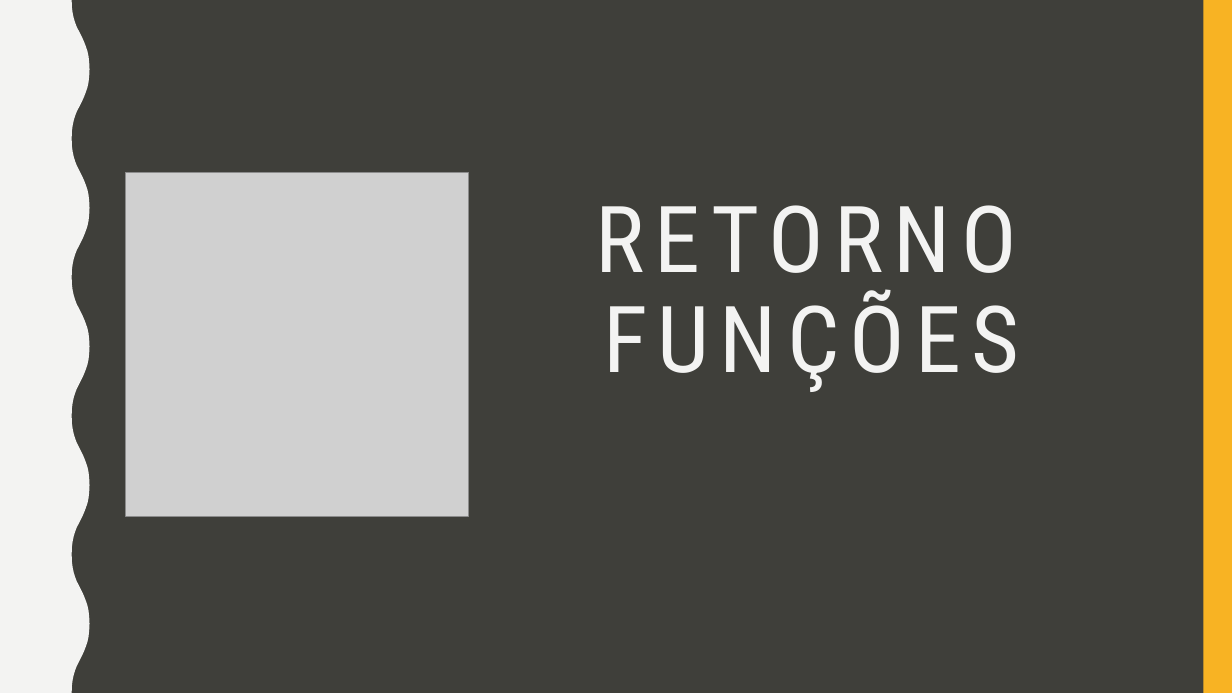
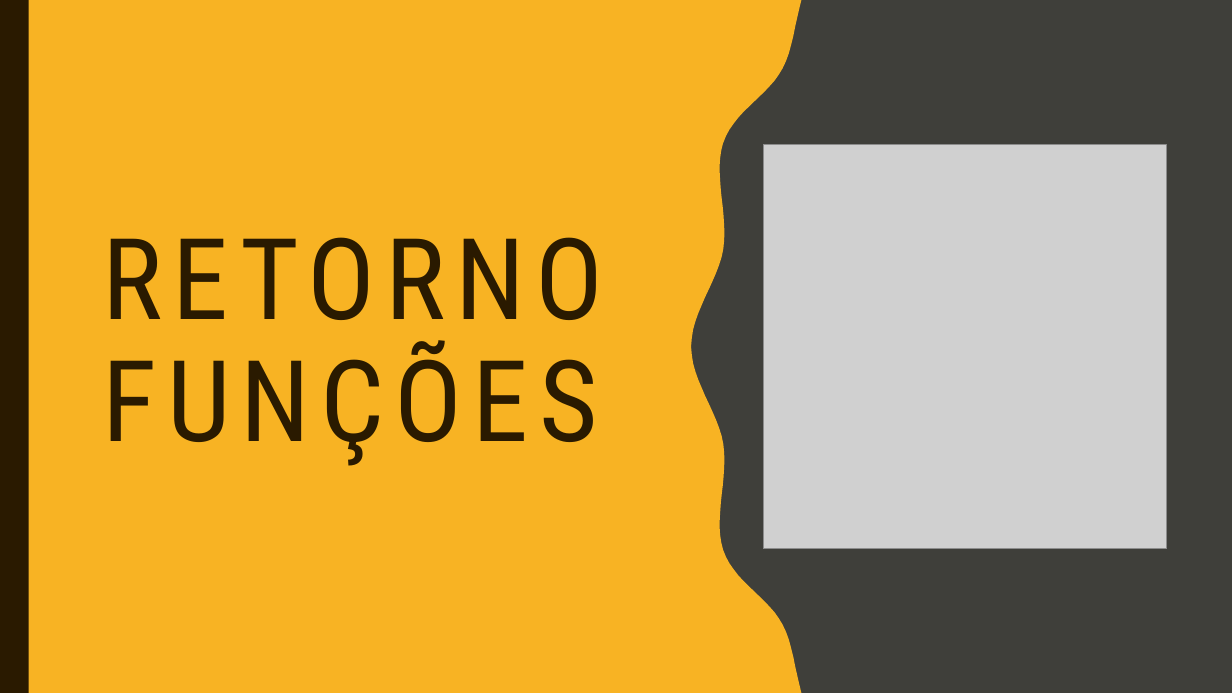
Before and after one commit to fabio-sudo/PythonCurso, a slide deck: slide 17 of Python_Dev/Python Intermediário/Material Python/1- Funções em Python.pptx. Drawn at 1232x693 pixels with LibreOffice and Linux fonts; fonts in the diff are those of the drawing; grey boxes stand for pictures. Boxes give left, top, right and bottom in pixels: in the first picture for what was removed or moved away, otherwise in the second. Text is boxed around its words. In the diff, an @@ line names an element or a change of style, - is before the commit and + after.

```diff
--- a/Python_Dev/Python Intermediário/Material Python/1- Funções em Python.pptx
+++ b/Python_Dev/Python Intermediário/Material Python/1- Funções em Python.pptx
@@ rectangle removed at (0, 0, 29, 693) @@
@@ freeform shape removed at (0, 0, 90, 693) @@
@@ rectangle added at (0, 0, 29, 693), fill #2A1A00 @@
@@ freeform shape added at (14, 0, 801, 693), fill #F8B323 @@
@@ rectangle removed at (1203, 0, 1232, 693) @@
@@ title "RETORNO FUNÇÕES": place and size @@
-title "RETORNO FUNÇÕES" at (603, 289, 1019, 392)
+title "RETORNO FUNÇÕES" at (103, 237, 604, 466)
@@ title "RETORNO FUNÇÕES" at (103, 237, 604, 466): size 72 to 88 pt, text colour #F3F3F2 to #2A1A00; alignment centre to left @@
@@ picture: place and size @@
-picture at (126, 173, 470, 517)
+picture at (763, 145, 1167, 549)
```
Also in this commit, not shown: 4 other slides changed, 3 slides added, 4 other files.
